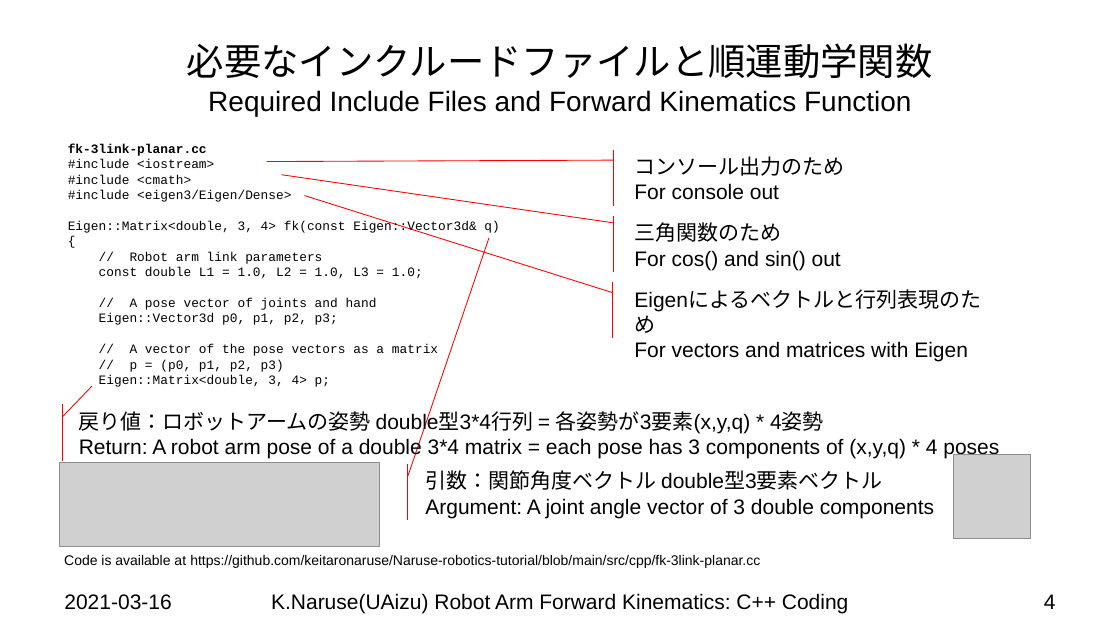
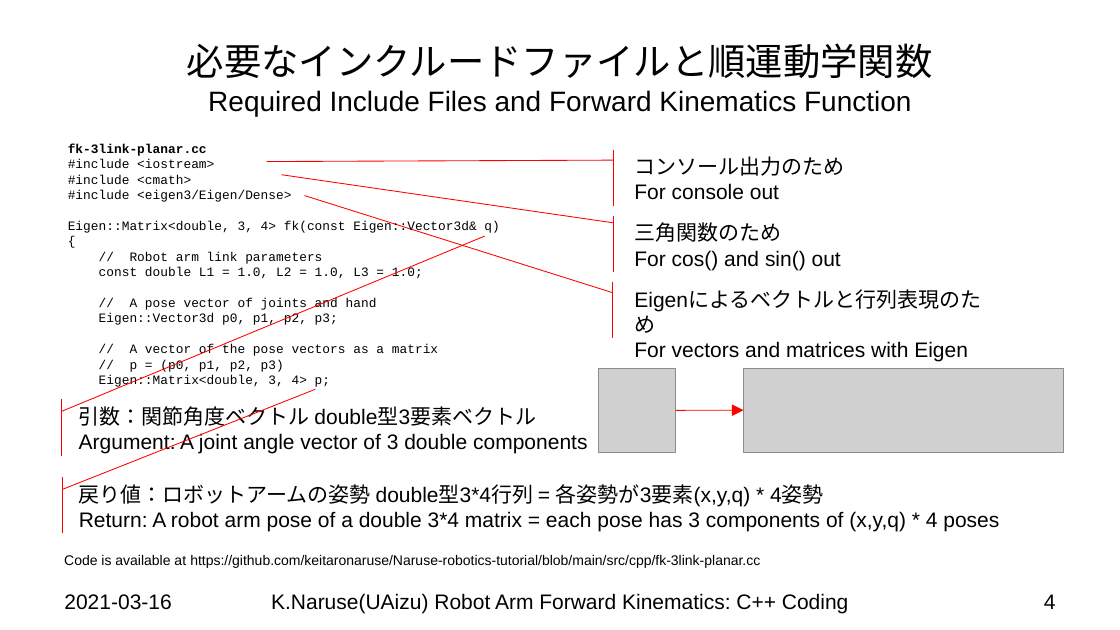
Before and after one commit to keitaronaruse/Naruse-robotics-tutorial, a slide deck: slide 4 of doc/slides/Robot-Arm-Forward-Kinematics-CPP-Code.pptx. Drawn at 1120x630 pixels with LibreOffice and Linux fonts; fonts in the diff are those of the drawing; grey boxes stand for pictures; background and template pictures are left out. Boxes give left, top, right and bottom in pixels: in the first picture for what was removed or moved away, otherwise in the second. Text is boxed around its words. In the diff, an @@ line names an element or a change of style, - is before the commit and + after.

```diff
--- a/doc/slides/Robot-Arm-Forward-Kinematics-CPP-Code.pptx
+++ b/doc/slides/Robot-Arm-Forward-Kinematics-CPP-Code.pptx
@@ picture added at [599, 369, 676, 453] @@
@@ picture added at [744, 368, 1064, 452] @@
@@ accent callout "引数：関節角度ベクトル double型3要素ベクトル" at [71, 399, 613, 455]: proportions changed @@
@@ accent callout "引数：関節角度ベクトル double型3要素ベクトル": place and size @@
-accent callout "引数：関節角度ベクトル double型3要素ベクトル" at [418, 464, 960, 520]
+accent callout "引数：関節角度ベクトル double型3要素ベクトル" at [71, 399, 613, 455]
@@ arrow added from (676, 411) to (744, 410), #FF0000 0.75 pt @@
@@ picture removed at [59, 463, 379, 547] @@
@@ accent callout "戻り値：ロボットアームの姿勢 double型3*4行列 = 各姿勢が3要素(x,y,q) * ...": place and size @@
-accent callout "戻り値：ロボットアームの姿勢 double型3*4行列 = 各姿勢が3要素(x,y,q) * ..." at [71, 404, 1070, 460]
+accent callout "戻り値：ロボットアームの姿勢 double型3*4行列 = 各姿勢が3要素(x,y,q) * ..." at [71, 477, 1070, 534]
@@ accent callout "戻り値：ロボットアームの姿勢 double型3*4行列 = 各姿勢が3要素(x,y,q) * ..." at [71, 477, 1070, 534]: proportions changed @@
@@ picture removed at [954, 455, 1031, 539] @@
```
Also in this commit, not shown: 2 other slides changed, 8 other files.
